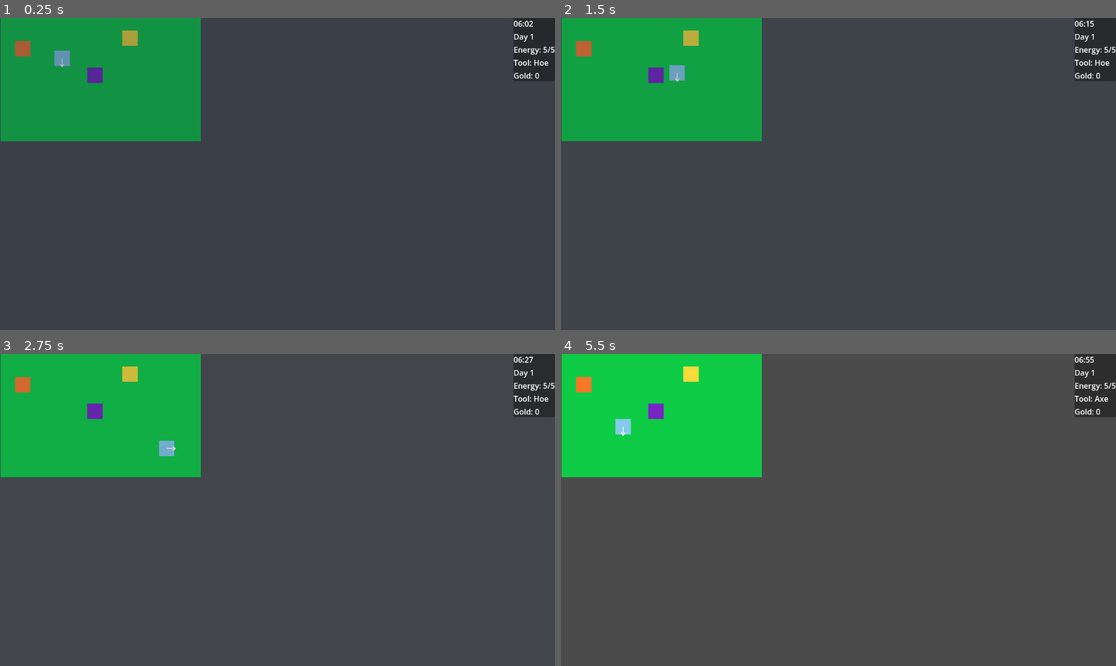
Above: before the commit, frames 1-4 (two rows, left to right).
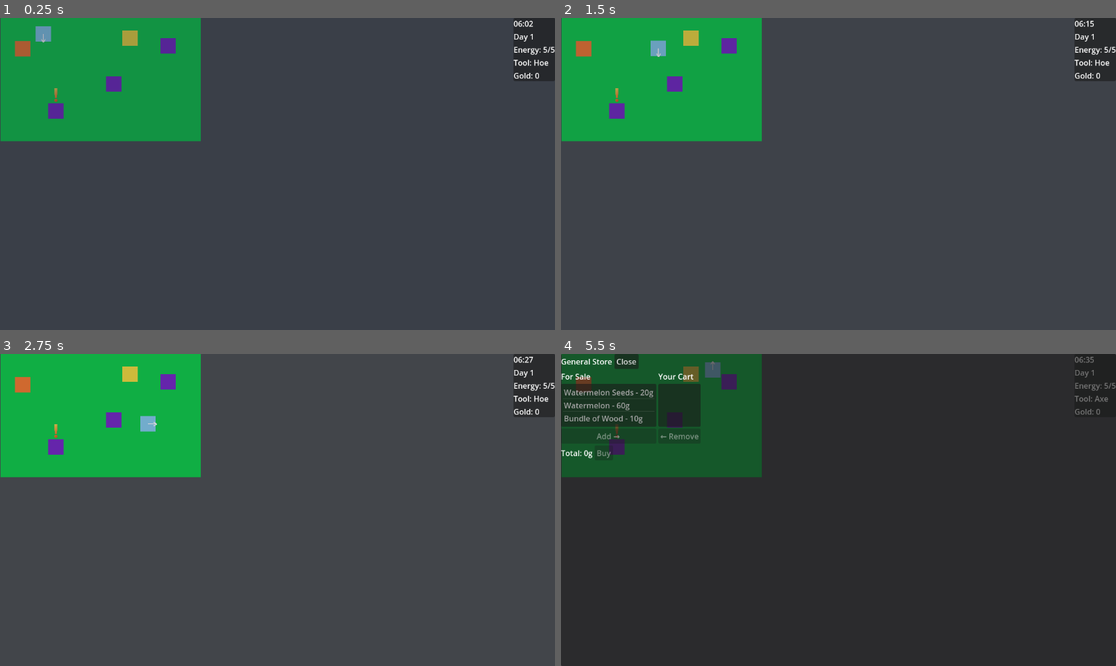
Above: after the commit, the same moments.

Repository: Elias-Fariz/agri-cultured
Game: Godot game, scene res://tscn/Town.tscn
The game is run twice, just before and just after one commit, with the same random seed, the same clock (stepped at 60 frames per second) and the same inputs. This scene is started directly instead of the project's main scene.
Inputs:
- Up to frame 1 (0.25 s): no input
- Up to frame 2 (1.5 s): tap Enter at 0.5 s; hold D (move_right) 0.53-1.28 s; hold E (interact) 0.53-1.28 s; hold S (move_down) from 1.28 s (still down); tap P (plant_seed) at 1.35 s
- Up to frame 3 (2.75 s): release S (move_down) at 2.03 s; hold D (move_right) from 2.03 s (still down); hold Space (tool) from 2.03 s (still down)
- Up to frame 4 (5.5 s): release D (move_right) at 2.78 s; release Space (tool) at 2.78 s; hold W (move_up) 2.78-3.53 s; tap Q (tool_next) at 2.85 s; hold E (interact) 3.53-4.28 s; hold A (move_left) 3.53-5.03 s; tap P (plant_seed) at 4.35 s; hold S (move_down) from 5.03 s (still down); hold Space (tool) from 5.03 s (still down)

The runs differ from the first frame. In frame 1, 0.9% of the frame differs, in the area x 6-32%, y 2-33%; in frame 2, 0.8%; in frame 3, 0.9%; in frame 4, 99%, in the area x 0-100%, y 0-100%.

Commit message:
added french guy
allowed NPCs to give, track, and complete quests, allowed items to be options for quest rewards, and created a shop UI with simple stocks and market practices

Diff:
--- a/scripts/GameState.gd
+++ b/scripts/GameState.gd
@@ -307,14 +307,20 @@
 		return
 
 	var reward: Dictionary = Dictionary(quest.get("reward", {}))
-
+	print("Claiming reward for ", quest_id, " -> ", reward)
+
+	# Money reward
 	if reward.has("money"):
 		MoneySystem.add(int(reward["money"]))
 
+	# Item rewards: { "items": { "Watermelon": 1, "Wood": 5 } }
 	if reward.has("items"):
 		var items_reward: Dictionary = Dictionary(reward["items"])
 		for item_name_any in items_reward.keys():
 			var item_name := String(item_name_any)
-			inventory_add(item_name, int(items_reward[item_name]))
+			var qty := int(items_reward[item_name_any])
+			inventory_add(item_name, qty)
 
 	quest["claimed"] = true
+
+	print("Quest reward claimed for ", quest_id)
--- a/scripts/HUD.gd
+++ b/scripts/HUD.gd
@@ -18,7 +18,7 @@
 	_refresh()
 	TimeManager.time_changed.connect(func(_m): _refresh())
 	TimeManager.day_changed.connect(func(_d): _refresh())
-	_update_money_label(MoneySystem.money)
+	_update_money_label(MoneySystem.current_money)
 	MoneySystem.money_changed.connect(_update_money_label)
 
 
--- a/scripts/NPC.gd
+++ b/scripts/NPC.gd
@@ -1,23 +1,66 @@
 extends CharacterBody2D
 
-@export var npc_id: String = "npc_default"
-@export var display_name: String = "Alex"
-@export var dialogue_lines: Array[String] = [
-	"Hi there.",
-	"Nice weather, huh?",
-	"See you around!"
-]
+@export var npc_id: String = ""
+
+@export var display_name: String
+@export var dialogue_lines: Array[String] = []
+
+@export var overhead_greeting_lines: Array[String] = []  # e.g. ["Hello there!", "Nice day, huh?"]
+@export var overhead_idle_lines: Array[String] = []      # e.g. ["Watermelons...", "I should water the crops..."]
+
+# Optional quest fields — only used if quest_id is non-empty
+@export var quest_id: String = ""
+@export var quest_title: String = ""
+@export var quest_type: String = ""      # e.g. "ship" or "chop_tree"
+@export var quest_target: String = ""    # e.g. "Watermelon"
+@export var quest_amount: int = 1
+
+@export var quest_reward_money: int = 0
+@export var quest_reward_items: Dictionary[String, int] = {}
+# e.g. { "Watermelon": 1 }
+
+# Dialogue variants for quest states
+@export var quest_request_lines: Array[String] = []       # when offering quest
+@export var quest_in_progress_lines: Array[String] = []   # when you haven't finished yet
+@export var quest_completed_lines: Array[String] = []     # when you return after finishing (gives reward)
+@export var quest_after_thanks_lines: Array[String] = []  # later conversations after it’s all done
+
+@onready var quest_icon: TextureRect = $BubbleAnchor/QuestIcon
+@onready var chatter_label: Label = $BubbleAnchor/ChatterLabel
+@onready var proximity_area: Area2D = $ProximityArea
+@onready var chatter_timer: Timer = $ChatterTimer
+
+@export var opens_shop: bool = false
+@export var shop_title: String = "Shop"
+
+func _ready() -> void:
+	# ... your existing NPC init ...
+	_update_quest_icon()
 
 func start_dialogue() -> void:
-	var ui_node := get_tree().get_first_node_in_group("dialogue_ui")
-	if ui_node == null:
+	# SHOP CHECK FIRST
+	if opens_shop:
+		var shop_ui := get_tree().get_first_node_in_group("shop_ui")
+		print("He has a shop!")
+		if shop_ui:
+			# Optional: set title if you want
+			if shop_ui.has_method("set_title"):
+				shop_ui.set_title(shop_title)
+			print("He has a shopssss!")
+			shop_ui.show_overlay()
+		return
+
+	# ... existing quest + friendship dialogue logic below ...
+
+	var ui := get_tree().get_first_node_in_group("dialogue_ui")
+	if ui== null:
 		print("No DialogueUI found in group 'dialogue_ui'. Add DialogueUI.tscn to the scene and put it in that group.")
 		return
 
 	# Make sure it's actually our DialogueUI script, not just any CanvasLayer
-	if not ui_node.has_method("show_dialogue"):
+	if not ui.has_method("show_dialogue"):
 		print("Node in group 'dialogue_ui' does not have show_dialogue(). Reattach DialogueUI.gd to the DialogueUI CanvasLayer.")
-		print("Found node:", ui_node.name, " type:", ui_node.get_class())
+		print("Found node:", ui.name, " type:", ui.get_class())
 		return
 
 	var current_day := TimeManager.day  # <-- adjust to your project
@@ -29,4 +72,150 @@
 
 	var f := GameState.get_friendship(npc_id)
 
-	ui_node.show_dialogue(display_name, dialogue_lines, f)
+	# If this NPC doesn’t have a quest attached, use normal dialogue.
+	if quest_id == "":
+		ui.show_dialogue(display_name, dialogue_lines, f)
+		return
+
+	# --- Quest-aware behavior below ---
+
+	# 1) Quest already active and not completed → in-progress lines
+	if GameState.active_quests.has(quest_id):
+		if quest_in_progress_lines.size() > 0:
+			ui.show_dialogue(display_name, quest_in_progress_lines, f)
+		else:
+			ui.show_dialogue(display_name, dialogue_lines, f)
+		return
+
+	# 2) Quest completed and not yet claimed → thank + reward
+	if GameState.completed_quests.has(quest_id):
+		var quest: Dictionary = GameState.completed_quests[quest_id]
+		var claimed := bool(quest.get("claimed", false))
+
+		if not claimed:
+			# Give reward now
+			GameState.claim_quest_reward(quest_id)
+			_update_quest_icon()
+			GameState.add_friendship(npc_id, 15)
+			f = GameState.get_friendship(npc_id)
+
+			if quest_completed_lines.size() > 0:
+				ui.show_dialogue(display_name, quest_completed_lines, f)
+			else:
+				ui.show_dialogue(display_name, ["Thank you so much for your help!"], f)
+		else:
+			# Already claimed, show “after” lines
+			if quest_after_thanks_lines.size() > 0:
+				ui.show_dialogue(display_name, quest_after_thanks_lines, f)
+			else:
+				ui.show_dialogue(display_name, dialogue_lines, f)
+		return
+
+	# 3) Quest not started yet → offer + automatically accept
+	var new_quest := _build_quest()
+	if new_quest.is_empty():
+		# Fallback to normal if something went wrong
+		ui.show_dialogue(display_name, dialogue_lines, f)
+		return
+
+	GameState.add_quest(new_quest)
+	_update_quest_icon()
+
+	if quest_request_lines.size() > 0:
+		ui.show_dialogue(display_name, quest_request_lines, f)
+	else:
+		ui.show_dialogue(display_name, dialogue_lines, f)
+
+func _build_quest() -> Dictionary:
+	if quest_id == "":
+		return {}
+
+	var reward_dict: Dictionary = {}
+	if quest_reward_money != 0:
+		reward_dict["money"] = quest_reward_money
+	if quest_reward_items.size() > 0:
+		reward_dict["items"] = quest_reward_items
+
+	var description_text := ""
+	if quest_request_lines.size() > 0:
+		description_text = quest_request_lines[0]
+
+	return {
+		"id": quest_id,
+		"title": quest_title if quest_title != "" else (display_name + "'s Request"),
+		"description": description_text,
+		"type": quest_type,
+		"target": quest_target,
+		"amount": quest_amount,
+		"progress": 0,
+		"reward": reward_dict,
+		"completed": false,
+		"claimed": false,
+	}
+
+func _update_quest_icon() -> void:
+	if quest_icon == null:
+		return
+
+	var show := false
+
+	if quest_id != "":
+		# Quest not yet accepted and not completed → available
+		if not GameState.active_quests.has(quest_id) and not GameState.completed_quests.has(quest_id):
+			show = true
+		# Quest completed but reward not claimed → ready to turn in
+		elif GameState.completed_quests.has(quest_id):
+			var q: Dictionary = GameState.completed_quests[quest_id]
+			if not bool(q.get("claimed", false)):
+				show = true
+
+	quest_icon.visible = show
+
+func _show_overhead_chatter() -> void:
+	# Optionally hide the quest icon while text is shown
+	if quest_icon:
+		quest_icon.visible = false
+	# ... then show chatter_label as before ...
+
+	if chatter_label == null:
+		return
+
+	# Prefer greetings if available, otherwise idle lines
+	var pool: Array[String] = []
+	if overhead_greeting_lines.size() > 0:
+		pool = overhead_greeting_lines
+	elif overhead_idle_lines.size() > 0:
+		pool = overhead_idle_lines
+
+	if pool.is_empty():
+		return
+
+	var idx := randi() % pool.size()
+	var text := pool[idx]
+
+	print("I'm talking to you!")
+	chatter_label.text = text
+	chatter_label.visible = true
+	chatter_timer.start()
+
+func _hide_overhead_chatter() -> void:
+	if chatter_label == null:
+		return
+	chatter_label.visible = false
+	_update_quest_icon()
+
+func _on_ProximityArea_body_entered(body: Node) -> void:
+	if not body.is_in_group("player"):  # assuming your Player is in group "player"
+		return
+	print("Proximity ENTER: ", body)
+	_show_overhead_chatter()
+
+
+func _on_ProximityArea_body_exited(body: Node) -> void:
+	if not body.is_in_group("player"):
+		return
+	print("Proximity EXIT: ", body)
+	_hide_overhead_chatter()
+
+func _on_ChatterTimer_timeout() -> void:
+	_hide_overhead_chatter()
--- /dev/null
+++ b/scripts/ShopUI.gd
@@ -0,0 +1,188 @@
+extends BaseOverlay
+
+@onready var shop_list: ItemList = $Panel/Margin/Root/BodyRow/LeftCol/ShopList
+@onready var cart_list: ItemList = $Panel/Margin/Root/BodyRow/RightCol/CartList
+@onready var add_button: Button = $Panel/Margin/Root/BodyRow/LeftCol/AddButton
+@onready var remove_button: Button = $Panel/Margin/Root/BodyRow/RightCol/RemoveButton
+@onready var total_label: Label = $Panel/Margin/Root/FooterRow/TotalLabel
+@onready var buy_button: Button = $Panel/Margin/Root/FooterRow/BuyButton
+@onready var close_button: Button = $Panel/Margin/Root/HeaderRow/CloseButton
+
+# Simple stock: each item has an id, name, and price
+var shop_items: Array = [
+	{ "id": "WatermelonSeed", "name": "Watermelon Seeds", "price": 20 },
+	{ "id": "Watermelon", "name": "Watermelon", "price": 60 },
+	{ "id": "Wood", "name": "Bundle of Wood", "price": 10 },
+]
+
+# cart[item_id] = count
+var cart: Dictionary = {}
+
+var _cart_row_ids: Array[String] = []      # row index -> item_id
+var _last_cart_selected_id: String = ""    # currently selected item_id in cart
+
+
+func _ready() -> void:
+	close_button.pressed.connect(hide_overlay)
+	add_button.pressed.connect(_on_add_pressed)
+	remove_button.pressed.connect(_on_remove_pressed)
+	buy_button.pressed.connect(_on_buy_pressed)
+
+	shop_list.item_selected.connect(_on_shop_selected)
+	cart_list.item_selected.connect(_on_cart_selected)
+
+	_refresh_shop()
+	_refresh_cart()
+
+
+func show_overlay() -> void:
+	super.show_overlay()
+	_refresh_shop()
+	_refresh_cart()
+
+func _find_item_by_id(item_id: String) -> Dictionary:
+	for item_any in shop_items:
+		var item: Dictionary = item_any
+		if String(item.get("id", "")) == item_id:
+			return item
+	return {}
+
+
+func _compute_total() -> int:
+	var total := 0
+	for id_any in cart.keys():
+		var id := String(id_any)
+		var count := int(cart[id_any])
+		var item := _find_item_by_id(id)
+		if item.is_empty():
+			continue
+		var price := int(item.get("price", 0))
+		total += price * count
+	return total
+
+func _refresh_shop() -> void:
+	shop_list.clear()
+	for item_any in shop_items:
+		var item: Dictionary = item_any
+		var name := String(item.get("name", "Item"))
+		var price := int(item.get("price", 0))
+		shop_list.add_item("%s - %dg" % [name, price])
+	_update_buttons()
+
+
+func _refresh_cart() -> void:
+	# Remember what was selected before refresh
+	var previously_selected_id := _last_cart_selected_id
+
+	cart_list.clear()
+	_cart_row_ids.clear()
+
+	for id_any in cart.keys():
+		var id := String(id_any)
+		var count := int(cart[id_any])
+		var item := _find_item_by_id(id)
+		if item.is_empty():
+			continue
+
+		var name := String(item.get("name", "Item"))
+		var price := int(item.get("price", 0))
+		var line := "%s x%d (%dg)" % [name, count, price * count]
+
+		_cart_row_ids.append(id)
+		cart_list.add_item(line)
+
+	# Try to restore selection
+	if previously_selected_id != "":
+		var row := _cart_row_ids.find(previously_selected_id)
+		if row != -1:
+			cart_list.select(row)
+		else:
+			# Item no longer in cart
+			_last_cart_selected_id = ""
+
+	var total := _compute_total()
+	total_label.text = "Total: %dg" % total
+
+	_update_buttons()
+
+func _update_buttons() -> void:
+	var shop_has_selection := not shop_list.get_selected_items().is_empty()
+	var cart_has_selection := not cart_list.get_selected_items().is_empty()
+	var total := _compute_total()
+
+	add_button.disabled = not shop_has_selection
+	remove_button.disabled = not cart_has_selection
+
+	var cart_empty := cart.is_empty()
+	var can_afford := MoneySystem.can_afford(total)
+
+	buy_button.disabled = cart_empty or not can_afford
+
+func _on_shop_selected(_index: int) -> void:
+	_update_buttons()
+
+func _on_cart_selected(index: int) -> void:
+	if index >= 0 and index < _cart_row_ids.size():
+		_last_cart_selected_id = _cart_row_ids[index]
+	_update_buttons()
+
+func _on_add_pressed() -> void:
+	var selected := shop_list.get_selected_items()
+	if selected.is_empty():
+		return
+
+	var idx := int(selected[0])
+	if idx < 0 or idx >= shop_items.size():
+		return
+
+	var item: Dictionary = shop_items[idx]
+	var id := String(item.get("id", ""))
+
+	if id == "":
+		return
+
+	cart[id] = int(cart.get(id, 0)) + 1
+	_refresh_cart()
+
+
+func _on_remove_pressed() -> void:
+	if _last_cart_selected_id == "":
+		return
+
+	var id := _last_cart_selected_id
+	if not cart.has(id):
+		_last_cart_selected_id = ""
+		_refresh_cart()
+		return
+
+	var current := int(cart[id])
+	if current <= 1:
+		# Removing the last one → erase item entirely
+		cart.erase(id)
+		_last_cart_selected_id = ""
+	else:
+		cart[id] = current - 1
+
+	_refresh_cart()
+
+func _on_buy_pressed() -> void:
+	var total := _compute_total()
+	if cart.is_empty():
+		return
+	if not MoneySystem.can_afford(total):
+		return
+
+	if not MoneySystem.spend(total):
+		return
+
+	# Give items to player
+	for id_any in cart.keys():
+		var id := String(id_any)
+		var count := int(cart[id_any])
+		# For now, give 1 inventory item per unit name
+		# You can map "WatermelonSeed" → "Watermelon Seed" inventory key, etc.
+		var inv_name := id  # or map via a dictionary later
+		GameState.inventory_add(inv_name, count)
+
+	cart.clear()
+	_refresh_cart()
--- a/systems/MoneySystem.gd
+++ b/systems/MoneySystem.gd
@@ -4,21 +4,21 @@
 
 signal money_changed(new_amount: int)
 
-var money: int = 0 : set = _set_money
-
-func _set_money(value: int) -> void:
-	money = max(0, value)
-	money_changed.emit(money)
+var current_money: int = 0
 
 func add(amount: int) -> void:
 	if amount <= 0:
 		return
-	_set_money(money + amount)
+	current_money += amount
+	money_changed.emit(current_money)
+
+func can_afford(amount: int) -> bool:
+	return current_money >= amount
 
 func spend(amount: int) -> bool:
 	if amount <= 0:
-		return true
-	if money < amount:
 		return false
-	_set_money(money - amount)
+	if current_money < amount:
+		return false
+	current_money -= amount
 	return true
--- a/tscn/Farm.tscn
+++ b/tscn/Farm.tscn
@@ -18,6 +18,7 @@
 [ext_resource type="PackedScene" uid="uid://ded2abuo15uwh" path="res://ui/DialogueUI.tscn" id="15_k5exi"]
 [ext_resource type="PackedScene" uid="uid://8h44y4lood6w" path="res://tscn/SellBox.tscn" id="16_rgi15"]
 [ext_resource type="PackedScene" uid="uid://dk1aaefcs7nwf" path="res://ui/QuestBoardUI.tscn" id="18_kqnqu"]
+[ext_resource type="PackedScene" uid="uid://dexrjrr1c8jfb" path="res://ui/ShopUI.tscn" id="19_4nmas"]
 
 [sub_resource type="TileSetAtlasSource" id="TileSetAtlasSource_og6c6"]
 texture = ExtResource("3_d13le")
@@ -110,3 +111,5 @@
 position = Vector2(56, 140)
 
 [node name="QuestBoardUI" parent="." instance=ExtResource("18_kqnqu")]
+
+[node name="ShopUI" parent="." instance=ExtResource("19_4nmas")]
--- a/tscn/House.tscn
+++ b/tscn/House.tscn
@@ -11,6 +11,7 @@
 [ext_resource type="PackedScene" uid="uid://be1wby7b2m0st" path="res://tscn/Bed.tscn" id="9_xjdd2"]
 [ext_resource type="PackedScene" uid="uid://68vtjhtvdbhw" path="res://ui/ShippingUI.tscn" id="9_y3bo4"]
 [ext_resource type="PackedScene" uid="uid://dk1aaefcs7nwf" path="res://ui/QuestBoardUI.tscn" id="11_obga2"]
+[ext_resource type="PackedScene" uid="uid://dexrjrr1c8jfb" path="res://ui/ShopUI.tscn" id="12_ur3p0"]
 
 [sub_resource type="TileSetAtlasSource" id="TileSetAtlasSource_bfwu5"]
 texture = ExtResource("1_4ogyy")
@@ -58,3 +59,5 @@
 position = Vector2(135, 87)
 
 [node name="QuestBoardUI" parent="." instance=ExtResource("11_obga2")]
+
+[node name="ShopUI" parent="." instance=ExtResource("12_ur3p0")]
--- a/tscn/NPC.tscn
+++ b/tscn/NPC.tscn
@@ -1,12 +1,15 @@
-[gd_scene load_steps=6 format=3 uid="uid://bfaurdf2mucr2"]
+[gd_scene load_steps=8 format=3 uid="uid://bfaurdf2mucr2"]
 
 [ext_resource type="Script" uid="uid://ourvqmsp1j3a" path="res://scripts/NPC.gd" id="1_8j625"]
 [ext_resource type="Texture2D" uid="uid://c7c8y2irbg56" path="res://art/npc.PNG" id="1_u040o"]
 [ext_resource type="Script" uid="uid://yfylv68o2tk6" path="res://scripts/NPCInteract.gd" id="3_7xv34"]
+[ext_resource type="Texture2D" uid="uid://7giptdna0h4q" path="res://art/exclamation_mark.png" id="4_h582y"]
 
 [sub_resource type="RectangleShape2D" id="RectangleShape2D_8j625"]
 
 [sub_resource type="RectangleShape2D" id="RectangleShape2D_7xv34"]
+
+[sub_resource type="RectangleShape2D" id="RectangleShape2D_h582y"]
 
 [node name="NPC" type="CharacterBody2D"]
 collision_layer = 4
@@ -25,3 +28,34 @@
 [node name="CollisionShape2D" type="CollisionShape2D" parent="InteractArea"]
 scale = Vector2(3, 3)
 shape = SubResource("RectangleShape2D_7xv34")
+
+[node name="ProximityArea" type="Area2D" parent="."]
+scale = Vector2(5, 5)
+
+[node name="CollisionShape2D" type="CollisionShape2D" parent="ProximityArea"]
+shape = SubResource("RectangleShape2D_h582y")
+
+[node name="BubbleAnchor" type="Node2D" parent="."]
+position = Vector2(-20, -53)
+
+[node name="QuestIcon" type="TextureRect" parent="BubbleAnchor"]
+visible = false
+anchors_preset = -1
+offset_right = 40.0
+offset_bottom = 40.0
+texture = ExtResource("4_h582y")
+expand_mode = 2
+
+[node name="ChatterLabel" type="Label" parent="BubbleAnchor"]
+visible = false
+offset_right = 40.0
+offset_bottom = 23.0
+horizontal_alignment = 1
+
+[node name="ChatterTimer" type="Timer" parent="."]
+wait_time = 2.5
+one_shot = true
+
+[connection signal="body_entered" from="ProximityArea" to="." method="_on_ProximityArea_body_entered"]
+[connection signal="body_exited" from="ProximityArea" to="." method="_on_ProximityArea_body_exited"]
+[connection signal="timeout" from="ChatterTimer" to="." method="_on_ChatterTimer_timeout"]
--- a/tscn/Player.tscn
+++ b/tscn/Player.tscn
@@ -11,7 +11,7 @@
 [sub_resource type="RectangleShape2D" id="RectangleShape2D_vobxb"]
 size = Vector2(28, 28)
 
-[node name="Player" type="CharacterBody2D"]
+[node name="Player" type="CharacterBody2D" groups=["player"]]
 script = ExtResource("1_vvow5")
 
 [node name="Sprite2D" type="Sprite2D" parent="."]
--- a/tscn/Town.tscn
+++ b/tscn/Town.tscn
@@ -10,9 +10,9 @@
 [ext_resource type="PackedScene" uid="uid://dtrn2d385g5ul" path="res://ui/InventoryUI.tscn" id="8_va2fq"]
 [ext_resource type="PackedScene" uid="uid://68vtjhtvdbhw" path="res://ui/ShippingUI.tscn" id="8_vr3p6"]
 [ext_resource type="PackedScene" uid="uid://ded2abuo15uwh" path="res://ui/DialogueUI.tscn" id="9_xf6b5"]
-[ext_resource type="Script" uid="uid://cewvrkc6o3hdl" path="res://scripts/DialogueUI.gd" id="10_ahxm8"]
 [ext_resource type="PackedScene" uid="uid://bfaurdf2mucr2" path="res://tscn/NPC.tscn" id="10_va2fq"]
 [ext_resource type="PackedScene" uid="uid://dk1aaefcs7nwf" path="res://ui/QuestBoardUI.tscn" id="12_15yes"]
+[ext_resource type="PackedScene" uid="uid://dexrjrr1c8jfb" path="res://ui/ShopUI.tscn" id="12_j34sm"]
 [ext_resource type="PackedScene" uid="uid://b0fhots3ucty8" path="res://tscn/TownBoard.tscn" id="14_j34sm"]
 
 [sub_resource type="RectangleShape2D" id="RectangleShape2D_ib40g"]
@@ -38,10 +38,10 @@
 texture = ExtResource("2_mua0x")
 
 [node name="Spawn_FromFarm" type="Marker2D" parent="."]
-position = Vector2(47, 110)
+position = Vector2(44, 93)
 
 [node name="Player" parent="." instance=ExtResource("1_2feps")]
-position = Vector2(129, 84)
+position = Vector2(90, 33)
 
 [node name="DayNightOverlay" parent="." instance=ExtResource("6_6scx0")]
 
@@ -52,13 +52,46 @@
 [node name="InventoryUI" parent="." instance=ExtResource("8_va2fq")]
 
 [node name="DialogueUI" parent="." groups=["dialogue_ui"] instance=ExtResource("9_xf6b5")]
-script = ExtResource("10_ahxm8")
 
 [node name="QuestBoardUI" parent="." instance=ExtResource("12_15yes")]
 
-[node name="NPC" parent="." instance=ExtResource("10_va2fq")]
-position = Vector2(197, 119)
+[node name="ShopUI" parent="." instance=ExtResource("12_j34sm")]
+
+[node name="Alex" parent="." instance=ExtResource("10_va2fq")]
+position = Vector2(236, 137)
 npc_id = "npc_alex"
+display_name = "Alex"
+dialogue_lines = Array[String](["Hey, what's up?", "Welcome to the town!", "I hope you enjoy your stay!"])
+overhead_greeting_lines = Array[String](["Hey there!"])
+overhead_idle_lines = Array[String](["Football stuff"])
 
 [node name="TownBoard" parent="." instance=ExtResource("14_j34sm")]
 position = Vector2(270, 42)
+
+[node name="Lia" parent="." instance=ExtResource("10_va2fq")]
+position = Vector2(116, 193)
+npc_id = "npc_lia"
+display_name = "Lia"
+dialogue_lines = Array[String](["Have you ever stopped to smell the watermelon?", "They have the scent of a summer breeze and morning dew.", "S-Sorry, who are you?"])
+overhead_greeting_lines = Array[String](["Hello!"])
+overhead_idle_lines = Array[String](["Watermelons..."])
+quest_id = "lia_watermelon_help"
+quest_title = "Watermelon Woes"
+quest_type = "ship"
+quest_target = "Watermelon"
+quest_reward_money = 20
+quest_reward_items = Dictionary[String, int]({
+"Watermelon": 1
+})
+quest_request_lines = Array[String](["Hey, I’ve been craving a watermelon. Could you ship me one?"])
+quest_in_progress_lines = Array[String](["Still waiting on that watermelon! No rush, but I’d really appreciate it."])
+quest_completed_lines = Array[String](["You shipped the watermelon! Thank you! Here, have one for yourself."])
+quest_after_thanks_lines = Array[String](["That watermelon was delicious. Thanks again for helping me out!"])
+
+[node name="NPC" parent="." instance=ExtResource("10_va2fq")]
+position = Vector2(349, 58)
+npc_id = "npc_pierre"
+display_name = "Pierre"
+overhead_greeting_lines = Array[String](["Welcome to my shop!"])
+opens_shop = true
+shop_title = "General Store"
--- /dev/null
+++ b/ui/ShopUI.tscn
@@ -0,0 +1,82 @@
+[gd_scene load_steps=2 format=3 uid="uid://dexrjrr1c8jfb"]
+
+[ext_resource type="Script" uid="uid://cq2f6i4fxuiu1" path="res://scripts/ShopUI.gd" id="1_p8e25"]
+
+[node name="ShopUI" type="CanvasLayer" groups=["shop_ui"]]
+script = ExtResource("1_p8e25")
+visual_node_path = NodePath("Panel")
+start_visible_in_game = false
+is_modal = true
+
+[node name="Panel" type="PanelContainer" parent="."]
+visible = false
+anchors_preset = 15
+anchor_right = 1.0
+anchor_bottom = 1.0
+grow_horizontal = 2
+grow_vertical = 2
+
+[node name="Margin" type="MarginContainer" parent="Panel"]
+layout_mode = 2
+
+[node name="Root" type="VBoxContainer" parent="Panel/Margin"]
+layout_mode = 2
+
+[node name="HeaderRow" type="HBoxContainer" parent="Panel/Margin/Root"]
+layout_mode = 2
+
+[node name="TitleLabel" type="Label" parent="Panel/Margin/Root/HeaderRow"]
+layout_mode = 2
+text = "General Store"
+
+[node name="CloseButton" type="Button" parent="Panel/Margin/Root/HeaderRow"]
+layout_mode = 2
+text = "Close"
+
+[node name="BodyRow" type="HBoxContainer" parent="Panel/Margin/Root"]
+layout_mode = 2
+
+[node name="LeftCol" type="VBoxContainer" parent="Panel/Margin/Root/BodyRow"]
+layout_mode = 2
+
+[node name="ShopLabel" type="Label" parent="Panel/Margin/Root/BodyRow/LeftCol"]
+layout_mode = 2
+text = "For Sale"
+
+[node name="ShopList" type="ItemList" parent="Panel/Margin/Root/BodyRow/LeftCol"]
+layout_mode = 2
+size_flags_vertical = 3
+auto_width = true
+auto_height = true
+
+[node name="AddButton" type="Button" parent="Panel/Margin/Root/BodyRow/LeftCol"]
+layout_mode = 2
+text = "Add →"
+
+[node name="RightCol" type="VBoxContainer" parent="Panel/Margin/Root/BodyRow"]
+layout_mode = 2
+
+[node name="CartLabel" type="Label" parent="Panel/Margin/Root/BodyRow/RightCol"]
+layout_mode = 2
+text = "Your Cart"
+
+[node name="CartList" type="ItemList" parent="Panel/Margin/Root/BodyRow/RightCol"]
+layout_mode = 2
+size_flags_vertical = 3
+auto_width = true
+auto_height = true
+
+[node name="RemoveButton" type="Button" parent="Panel/Margin/Root/BodyRow/RightCol"]
+layout_mode = 2
+text = "← Remove"
+
+[node name="FooterRow" type="HBoxContainer" parent="Panel/Margin/Root"]
+layout_mode = 2
+
+[node name="TotalLabel" type="Label" parent="Panel/Margin/Root/FooterRow"]
+layout_mode = 2
+text = "Total: 0g"
+
+[node name="BuyButton" type="Button" parent="Panel/Margin/Root/FooterRow"]
+layout_mode = 2
+text = "Buy"
Binary file added: art/exclamation_mark.png
Not shown, added: art/exclamation_mark.png.import
Not shown, added: scripts/ShopUI.gd.uid
Not shown: 1 places in tscn/Farm.tscn that only renumber resources
Not shown: 1 places in tscn/House.tscn that only renumber resources
